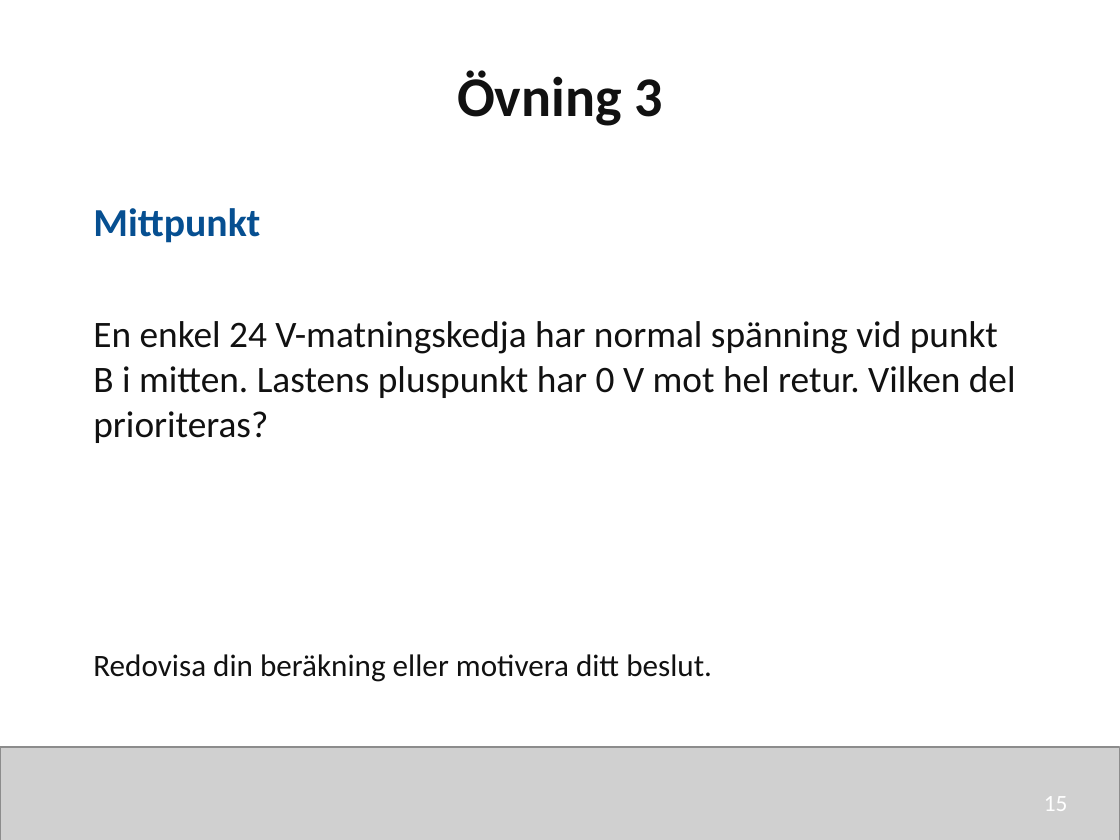
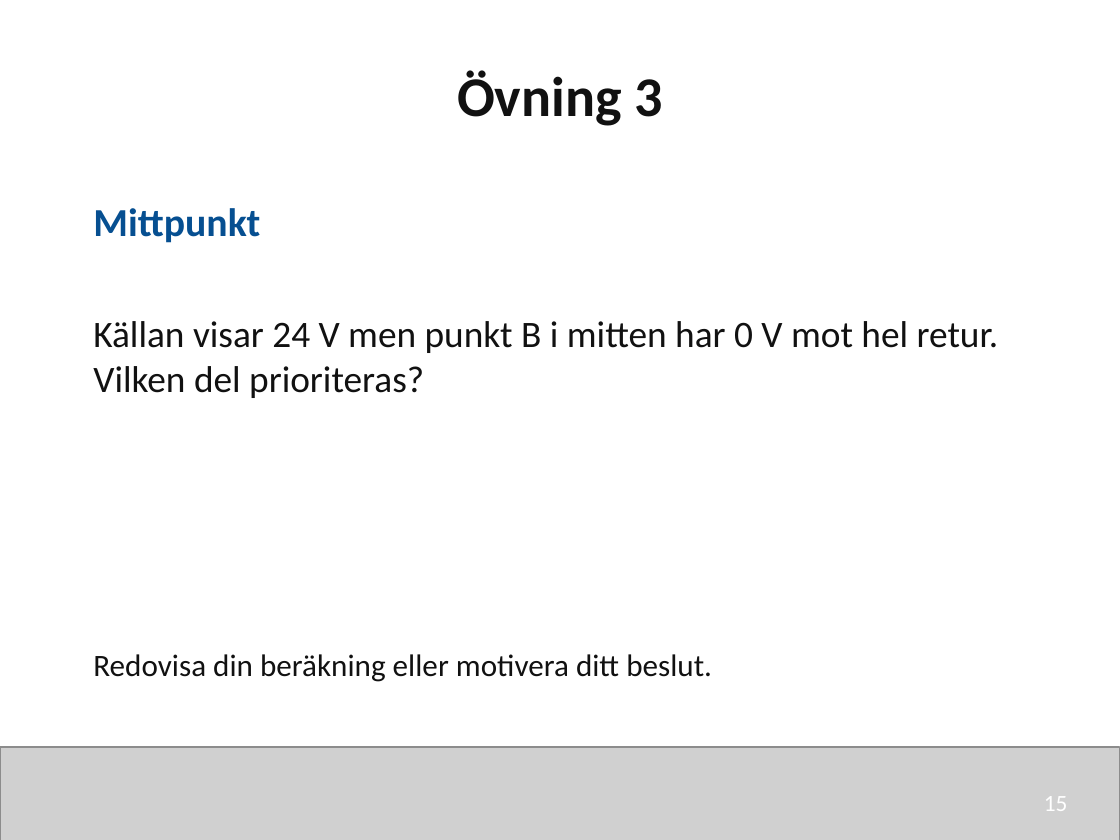
Before and after one commit to nj22az/nj22az.github.io, a slide deck: slide 15 of sjoskolan/vecka-45/aktuell/v45_01_Systematisk_felsokning_elev.pptx. Drawn at 1120x840 pixels with LibreOffice and Linux fonts; fonts in the diff are those of the drawing; grey boxes stand for pictures. Boxes give left, top, right and bottom in pixels: in the first picture for what was removed or moved away, otherwise in the second. Text is boxed around its words. In the diff, an @@ line names an element or a change of style, - is before the commit and + after.

```diff
--- a/sjoskolan/vecka-45/aktuell/v45_01_Systematisk_felsokning_elev.pptx
+++ b/sjoskolan/vecka-45/aktuell/v45_01_Systematisk_felsokning_elev.pptx
@@ text at bbox=[93, 321, 999, 398]: text changed @@
-En enkel 24 V-matningskedja har normal spänning vid punkt B i mitten. Lastens pluspunkt har 0 V mot hel retur. Vilken del prioriteras?
+Källan visar 24 V men punkt B i mitten har 0 V mot hel retur. Vilken del prioriteras?
```
Also in this commit, not shown: 2 other slides changed, 12 other files.
